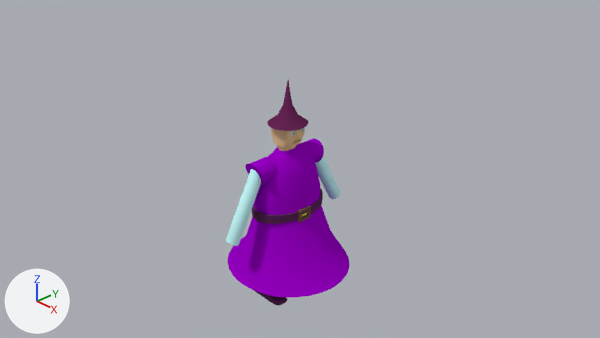
The Blender file UnityAssets/CharWizard.blend as it was, and as the next commit left it.
Camera for both pictures: the file's camera 'Camera'. The axes (+X, +Y, +Z) are drawn at lower left. The lights are the same throughout.

Names of what the first picture shows: 'Cube', 'Cylinder', 'Cylinder.001', 'Hat', 'Head', 'Shoulders', 'Torso'.
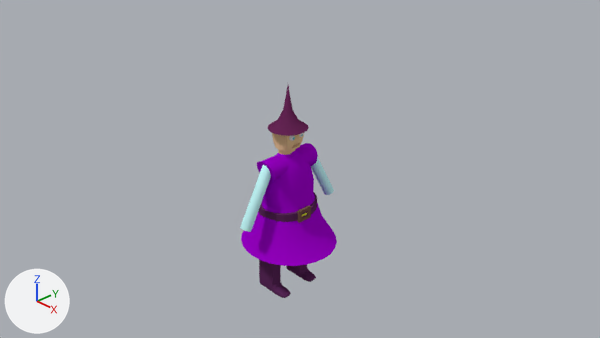
Where the newer file only moved an object's origin or applied its transform, the numbers keep the older frame.

Pixel boxes (x1, y1, x2, y2) of what changed, in the pictures (600 x 338 px; the box of a moved part takes in the faces that stretch with it):
'Torso', moved, rescaled (22% narrower, 23% shorter): before (227, 145, 350, 298); after (241, 149, 337, 266)
'Cube', reshaped (17% narrower, 9% shorter): before (252, 188, 323, 305); after (258, 192, 317, 298)
'Cylinder', moved, rescaled (14% narrower, 13% shorter): before (225, 169, 261, 246); after (240, 165, 271, 232)
'Shoulders', moved, rescaled (22% narrower, 17% shorter): before (246, 138, 324, 185); after (257, 143, 318, 182)
'Hat', moved: before (267, 80, 309, 131); after (268, 85, 309, 136)
'Cylinder.001', moved, rescaled (11% narrower, 9% shorter): before (315, 157, 341, 199); after (311, 157, 334, 195)
'Head', moved, rescaled: before (271, 128, 305, 147); after (272, 133, 304, 151)
part 1 of me_cube_001, moved or reshaped (not visible before): after (272, 264, 307, 286)
part 2 of me_cube_001, moved or reshaped: before (255, 291, 281, 305); after (259, 260, 286, 298)
part 3 of me_cube_001, moved or reshaped (not visible before): after (286, 265, 312, 282)
part 4 of me_cube_001, moved or reshaped: before (273, 296, 285, 302); after (276, 286, 289, 295)
part 5 of me_cube_001, moved or reshaped: before (252, 188, 323, 224); after (258, 192, 317, 222)
part 6 of me_cube_001, moved or reshaped (not visible before): after (273, 267, 309, 290)

The change in detail:
me_cube_001 is used by ob_cube; location (-1.27, 0.02, -1.05); scale (0.298, 0.972, 0.299).
me_cube_001 had 1415 vertices, 964 faces and spanned x -2.52..2.91, y -1.2..1.26, z -8.7..1.7.
me_cube_001 now has 1415 vertices, 964 faces and spans x -2.52..2.91, y -0.92..0.96, z -8.11..1.58.
me_cube_001 part 1: the loose piece of 113 vertices spanning x 0.54..1.0, y -0.98..0.98, z -7.87..0.94 is scaled about the mesh origin by (1, 0.766, 0.932).
me_cube_001 part 2: the loose piece of 225 vertices spanning x -1.52..2.27, y -1.0..-0.86, z -8.7..0.94 is scaled about the mesh origin by (1, 0.766, 0.932).
me_cube_001 part 3: the loose piece of 114 vertices spanning x -1.51..2.08, y 0.25..0.64, z -8.58..-0.94 is scaled about the mesh origin by (1, 0.766, 0.932).
me_cube_001 part 4: the loose piece of 12 vertices spanning x 0.86..2.15, y -0.88..-0.62, z -8.17..-8.07 is scaled about the mesh origin by (1, 0.766, 0.932).
me_cube_001 part 5: the loose piece of 48 vertices spanning x -2.52..2.91, y -1.2..1.26, z 0.87..1.7 is scaled about its middle by (1, 0.766, 0.932), then moved by (0.0, -0.01, -0.1).
me_cube_001 part 6: 32 of the vertices in x 0.54..0.89, y -0.98..0.98, z -8.15..-7.63 are scaled about the mesh origin by (1, 0.766, 0.932).
Object 'Cylinder' (ob_cylinder) moves from (-1.26, -1.47, -0.18) to (-1.14, -1.16, -0.03).
Object 'Cylinder' (ob_cylinder) is rescaled from (0.195, 0.195, 1.13) to (0.164, 0.157, 0.941).
Object 'Shoulders' (ob_shoulders) moves from (-1.26, 0.03, 0.66) to (-1.18, 0.03, 0.66).
Object 'Shoulders' (ob_shoulders) is rescaled from (0.353, 0.353, 1.1) to (0.332, 0.343, 0.79).
Object 'Torso' (ob_torso) moves from (-1.1, 0.07, 0.46) to (-1.1, 0.07, 0.52).
Object 'Torso' (ob_torso) is rescaled from (0.193, 0.141, 0.193) to (0.148, 0.108, 0.148).
Object 'Hat' (ob_hat) moves from (-1.16, 0.04, 2.47) to (-1.16, 0.04, 2.33).
Object 'Head' (ob_head) moves from (-1.16, 0.03, 1.64) to (-1.16, 0.03, 1.5).
Object 'Head' (ob_head) is rescaled from (0.33, 0.33, 0.33) to (0.31, 0.31, 0.31).
Object 'Cylinder.001' (ob_cylinder_001) moves from (-1.26, 1.56, -0.18) to (-1.14, 1.25, -0.03).
Object 'Cylinder.001' (ob_cylinder_001) is rescaled from (0.195, 0.195, 1.13) to (0.164, 0.157, 0.941).
